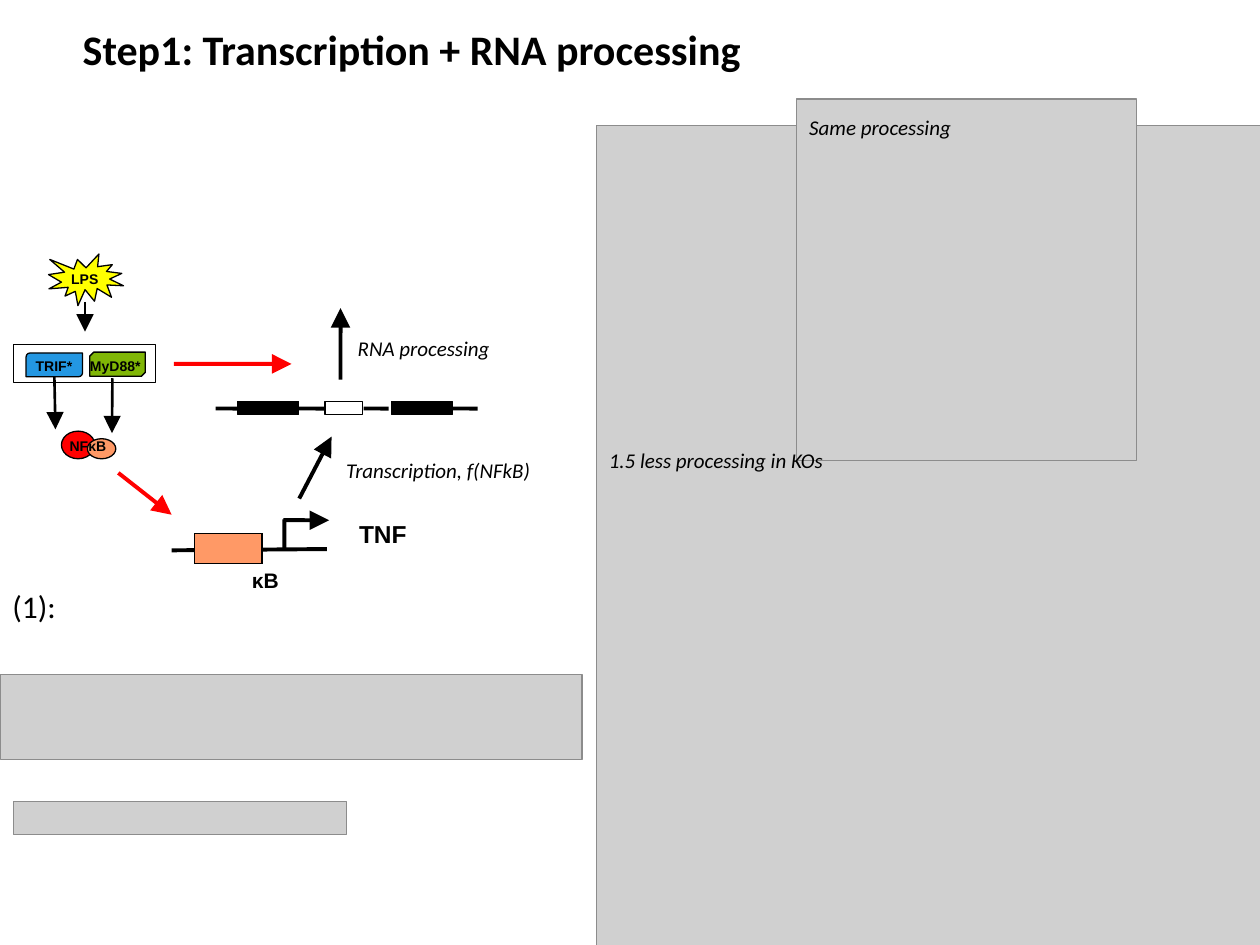
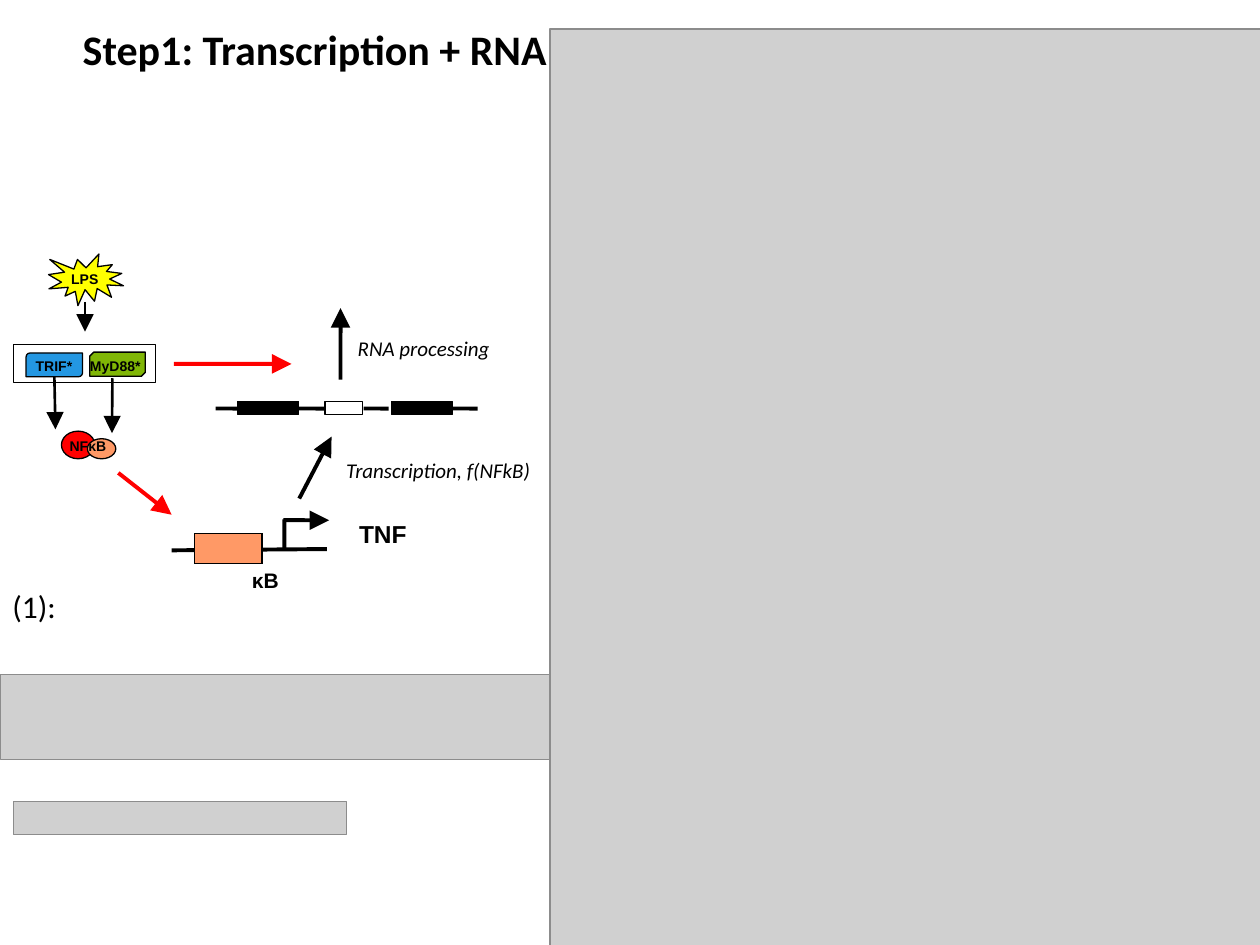
Before and after one commit to biomystery/TNF_regulation, a slide deck: slide 2 of TNF_Slides.pptx. Drawn at 1260x945 pixels with LibreOffice and Linux fonts; fonts in the diff are those of the drawing; grey boxes stand for pictures. Boxes give left, top, right and bottom in pixels: in the first picture for what was removed or moved away, otherwise in the second. Text is boxed around its words. In the diff, an @@ line names an element or a change of style, - is before the commit and + after.

```diff
--- a/TNF_Slides.pptx
+++ b/TNF_Slides.pptx
@@ picture resized from (x1=596, y1=125, x2=1260, y2=945) to (x1=551, y1=29, x2=1260, y2=945) @@
@@ picture removed at (x1=796, y1=100, x2=1137, y2=461) @@
@@ text removed at (x1=809, y1=120, x2=951, y2=139) @@
-Same processing
@@ text removed at (x1=609, y1=451, x2=823, y2=472) @@
-1.5 less processing in KOs
```
Also in this commit, not shown: 1 other slide changed, 2 slides added, 1 slide removed, 12 other files.
